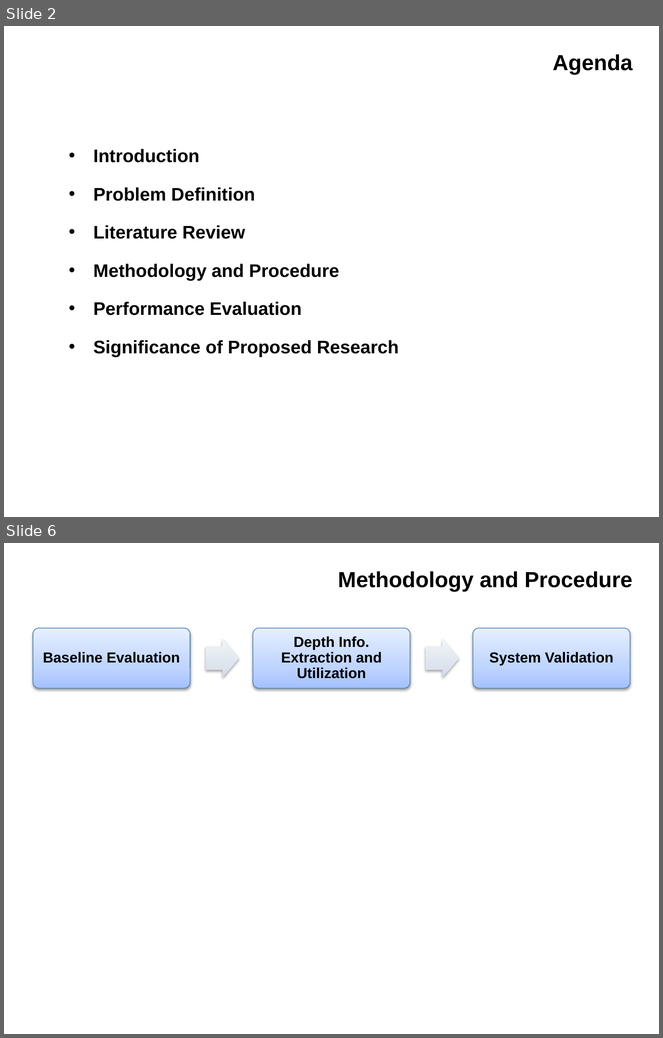
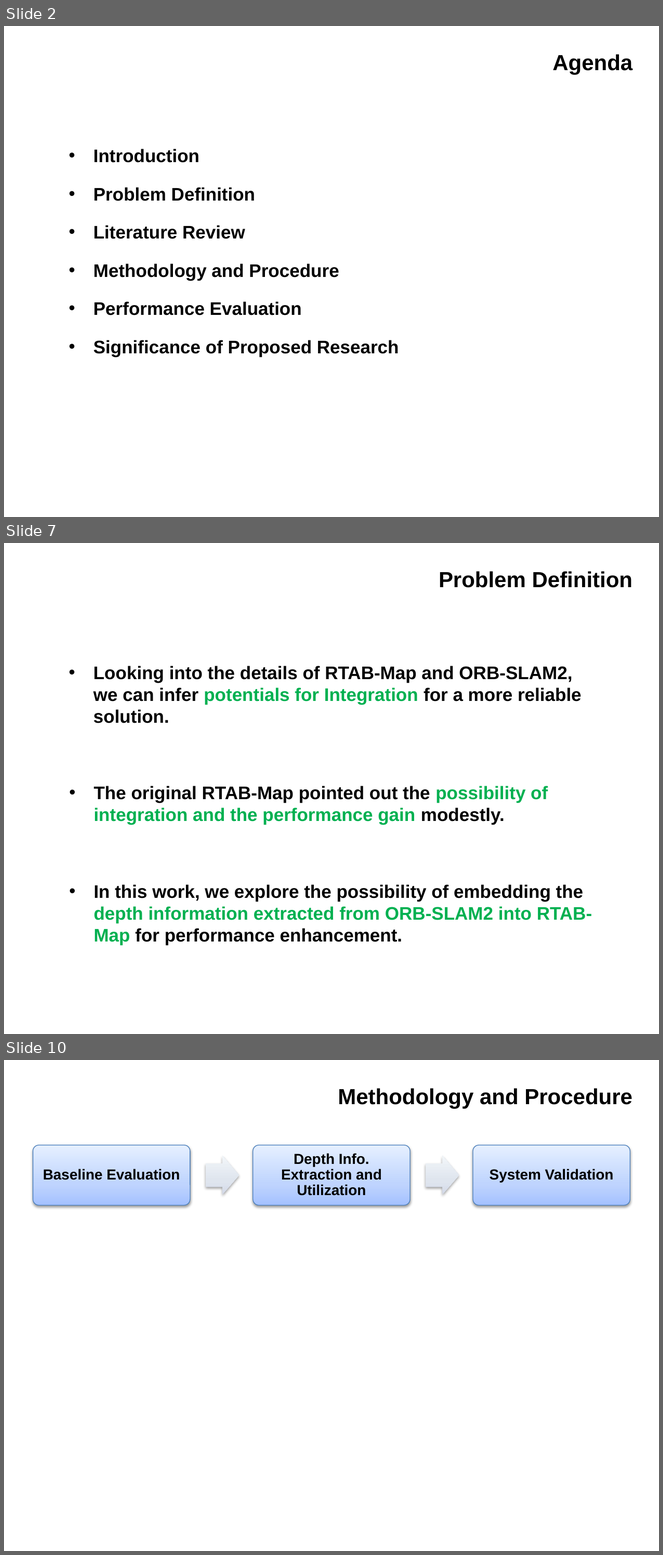
Before and after one commit to IslamAAli/ORBSLAM_RTABmap, a slide deck: Presentation/CMPUT631-ProjectProposal-V0P1.pptx. Shown one above the other, each under a label of ours: slides 2 and 6 before the commit, slides 2, 7 and 10 after it; the slides between them are not shown. The pictures are 663x1038 and 663x1555 pixels, drawn with LibreOffice and Linux fonts; fonts in the diff are those of the drawing; background and template pictures are left out. Boxes give left, top, right and bottom in pixels: in the first picture for what was removed or moved away, otherwise in the second. Text is boxed around its words. In the diff, an @@ line names an element or a change of style, - is before the commit and + after.

```diff
--- a/Presentation/CMPUT631-ProjectProposal-V0P1.pptx
+++ b/Presentation/CMPUT631-ProjectProposal-V0P1.pptx
@@ slide 7 added at bbox=[4, 543, 659, 1034], background #FFFFFF @@
@@ title added at bbox=[439, 571, 633, 588], 24 pt, text #000000, bold @@
+Problem Definition
@@ text added at bbox=[93, 666, 592, 945], 20 pt, text #000000, bold @@
+• Looking into the details of RTAB-Map and ORB-SLAM2, we can infer potentials for Integration for a more reliable solution.
+• The original RTAB-Map pointed out the possibility of integration and the performance gain modestly.
+• In this work, we explore the possibility of embedding the depth information extracted from ORB-SLAM2 into RTAB-Map for performance enhancement.
@@ what was slide 6 is now slide 10 @@
```
Also in this commit, not shown: 1 slide changed, 5 other slides added, 2 slides removed.
